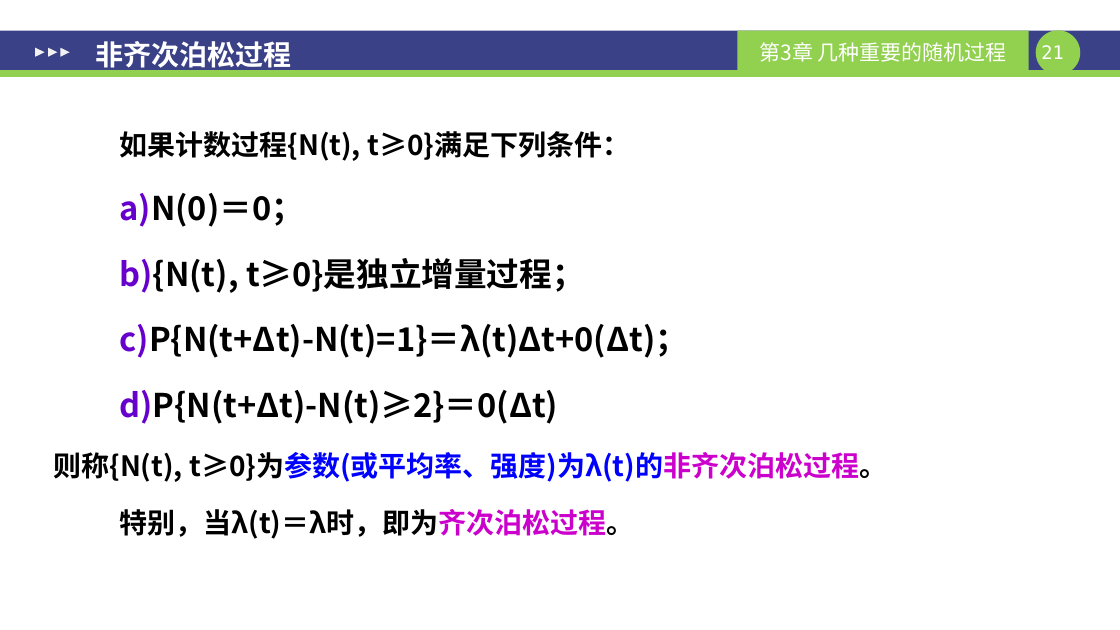
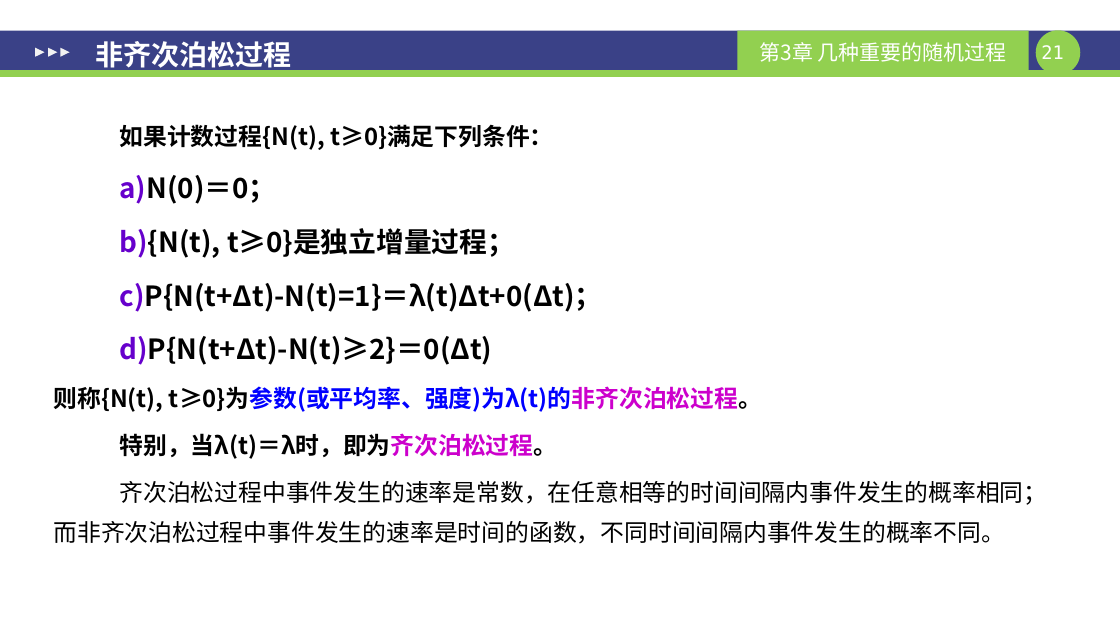
Before and after one commit to sangzige/course_resource, a slide deck: slide 21 of 随机过程/ch06-泊松过程.pptx. Drawn at 1120x630 pixels with LibreOffice and Linux fonts; fonts in the diff are those of the drawing. Boxes give left, top, right and bottom in pixels: in the first picture for what was removed or moved away, otherwise in the second. Text is boxed around its words. In the diff, an @@ line names an element or a change of style, - is before the commit and + after.

```diff
--- a/随机过程/ch06-泊松过程.pptx
+++ b/随机过程/ch06-泊松过程.pptx
@@ text at [53,124,762,459]: size 24 to 20.4 pt in "如果计数过程{N(t), t≥0}满足下列条件：", "则称{N(t), t≥0}为参数(或平均率、强度)为λ(t)的非齐次泊松过程。", "特别，当λ(t)＝λ时，即为齐次泊松过程。"; size 28 to 23.8 pt in "N(0)＝0；", "{N(t), t≥0}是独立增量过程；", "P{N(t+Δt)-N(t)=1}＝λ(t)Δt+0(Δt)；", "P{N(t+Δt)-N(t)≥2}＝0(Δt)"; line spacing 1.5 to 1.4 @@
@@ text at [53,481,1048,544]: paragraph added @@
+齐次泊松过程中事件发生的速率是常数，在任意相等的时间间隔内事件发生的概率相同；而非齐次泊松过程中事件发生的速率是时间的函数，不同时间间隔内事件发生的概率不同。
```
Also in this commit, not shown: 26 other files.
